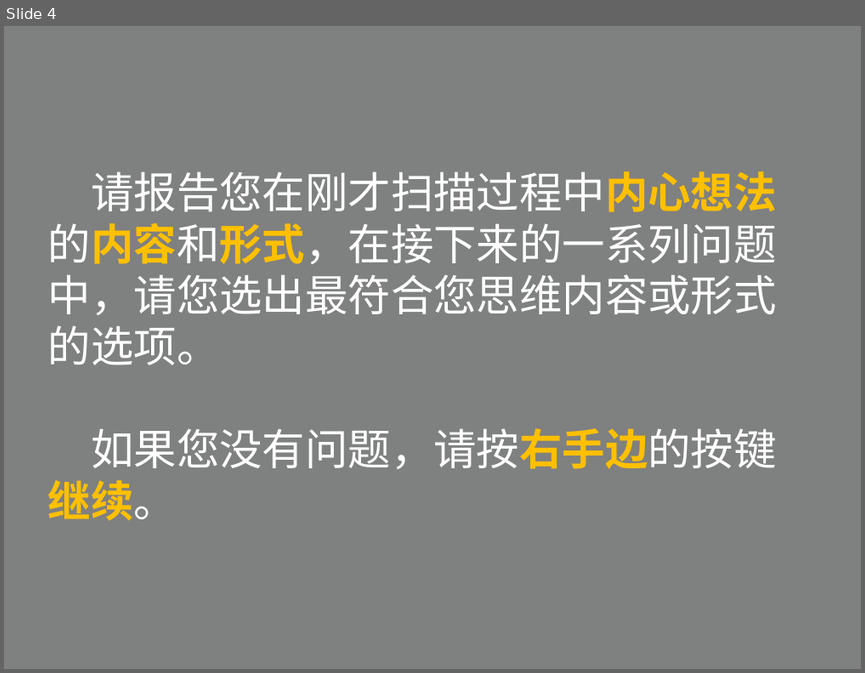
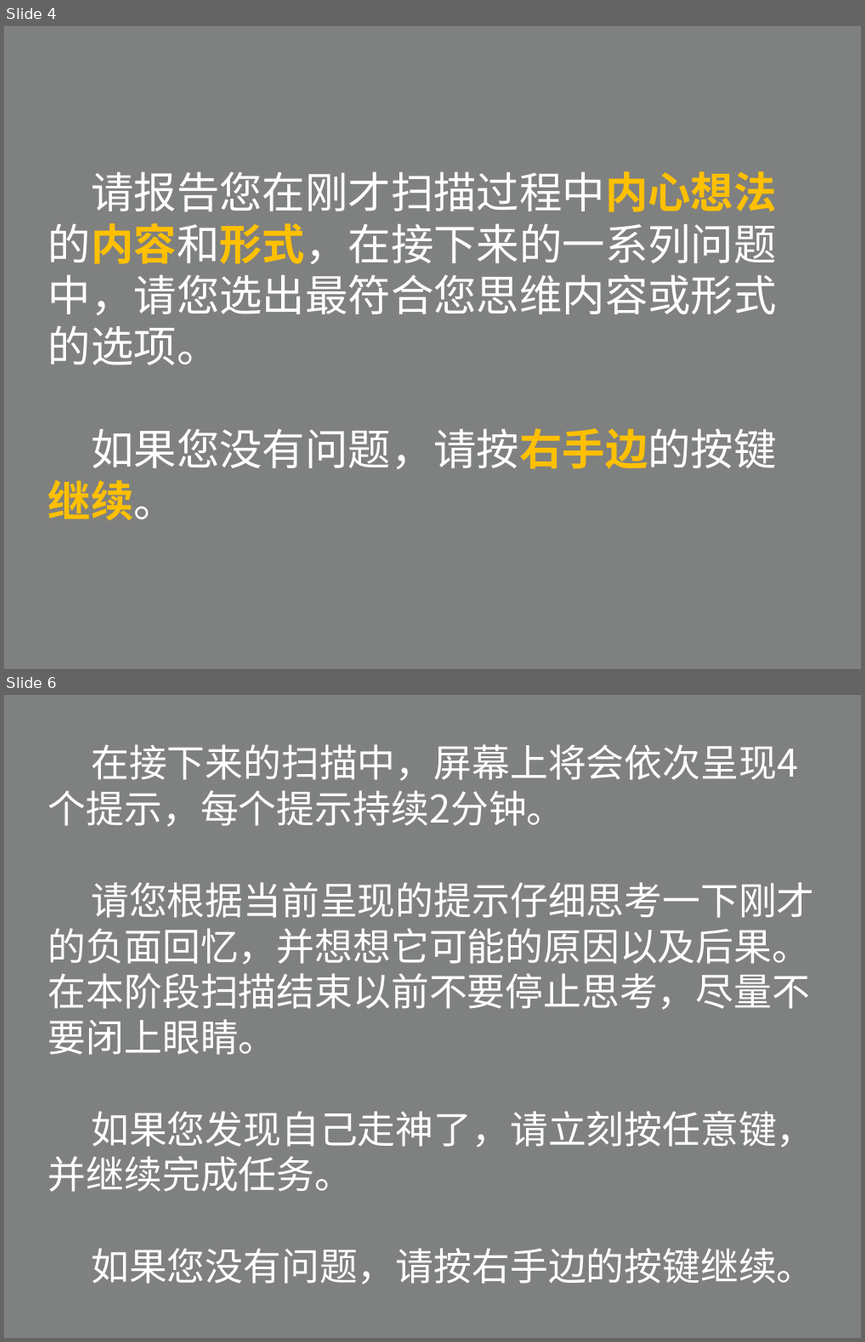
Before and after one commit to XiaoChenPhD/RST_Chinese_beta, a slide deck: stimuli/stimuli.pptx. Shown one above the other, each under a label of ours: slide 4 before the commit, slides 4 and 6 after it; the slides between them are not shown. The pictures are 865x673 and 865x1342 pixels, drawn with LibreOffice and Linux fonts; fonts in the diff are those of the drawing. Boxes give left, top, right and bottom in pixels: in the first picture for what was removed or moved away, otherwise in the second. Text is boxed around its words. In the diff, an @@ line names an element or a change of style, - is before the commit and + after.

```diff
--- a/stimuli/stimuli.pptx
+++ b/stimuli/stimuli.pptx
@@ slide 6 added at (x1=4, y1=695, x2=861, y2=1338), background #7F8080 @@
@@ text added at (x1=48, y1=744, x2=815, y2=1284), 32 pt, text #FFFFFF @@
+在接下来的扫描中，屏幕上将会依次呈现4个提示，每个提示持续2分钟。
+请您根据当前呈现的提示仔细思考一下刚才的负面回忆，并想想它可能的原因以及后果。在本阶段扫描结束以前不要停止思考，尽量不要闭上眼睛。
+如果您发现自己走神了，请立刻按任意键，并继续完成任务。
+如果您没有问题，请按右手边的按键继续。
```
Also in this commit, not shown: 1 other slide added, 24 other files.
